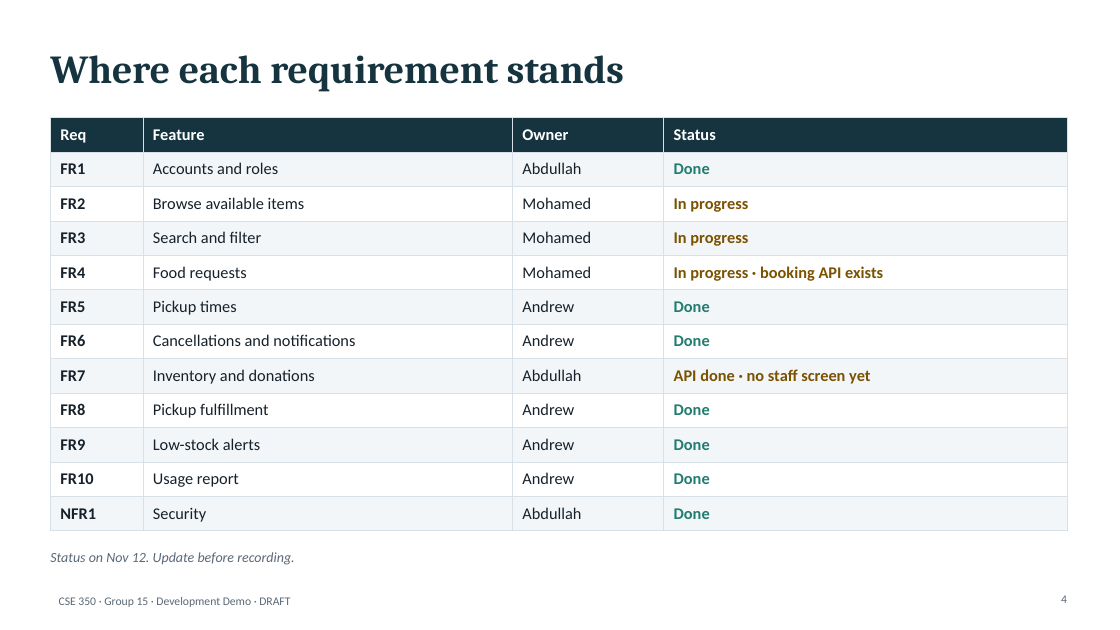
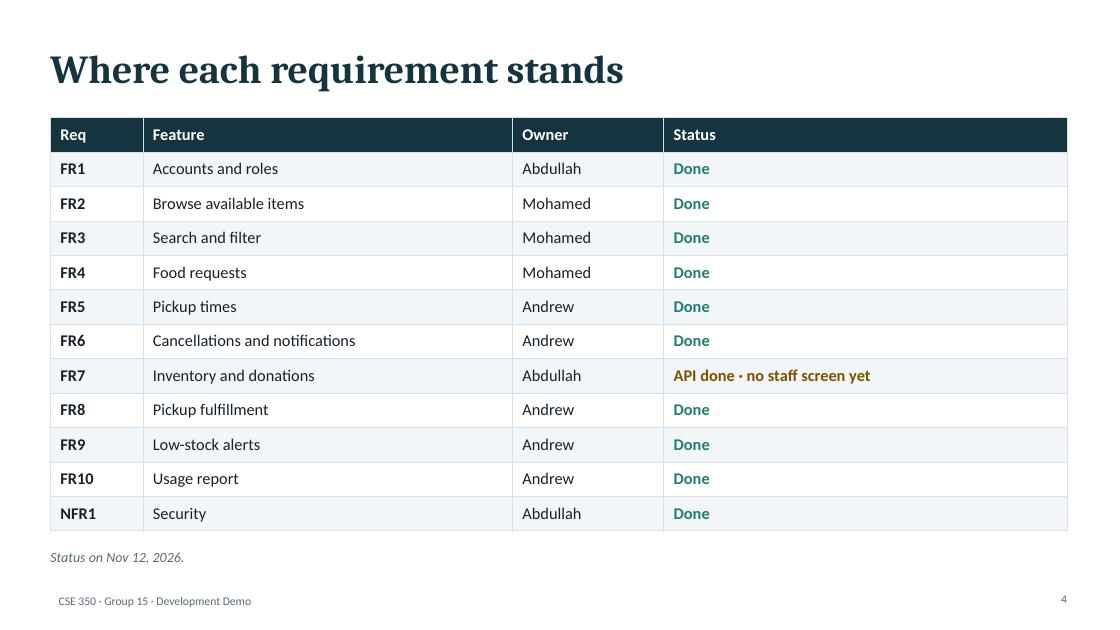
Before and after one commit to a0merr/University-Food-Pantry-CSE-350-, a slide deck: slide 4 of docs/presentation/CSE350_Demo_Deck_DRAFT.pptx. Drawn at 1120x630 pixels with LibreOffice and Linux fonts; fonts in the diff are those of the drawing. Boxes give left, top, right and bottom in pixels: in the first picture for what was removed or moved away, otherwise in the second. Text is boxed around its words. In the diff, an @@ line names an element or a change of style, - is before the commit and + after.

```diff
--- a/docs/presentation/CSE350_Demo_Deck_DRAFT.pptx
+++ b/docs/presentation/CSE350_Demo_Deck_DRAFT.pptx
@@ table at (50, 118, 1067, 526) @@
-row 3, column 4: In progress
+row 3, column 4: Done
-row 4, column 4: In progress
+row 4, column 4: Done
-row 5, column 4: In progress · booking API exists
+row 5, column 4: Done
@@ text at (50, 552, 185, 564): text changed @@
-Status on Nov 12. Update before recording.
+Status on Nov 12, 2026.
@@ text at (59, 597, 251, 607): text changed @@
-CSE 350 · Group 15 · Development Demo · DRAFT
+CSE 350 · Group 15 · Development Demo
```
Also in this commit, not shown: 11 other slides changed, 6 other files.
